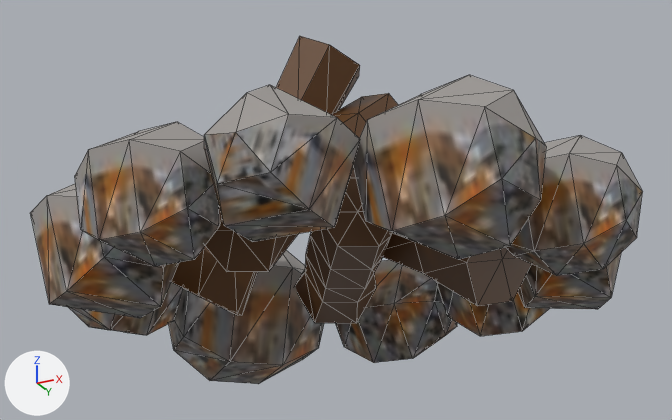
The FBX model StortSpelprojekt/Project/Models/Campfire1.fbx: old version first, new version second.
One viewpoint serves both versions: a 50 mm lens placed at (0.063, -0.1194, -0.04), pointed at (0.0024, 0.0018, 0.0146). The lights are fixed; the arrows at lower left show +X, +Y and +Z. Mesh edges are drawn as thin lines. Where no turn or scale is listed for an object, it has been applied to the vertices.

Names of what the first picture shows: 'Campfire1'.
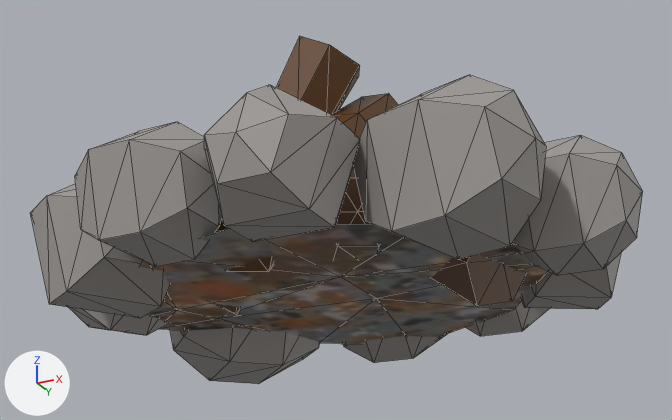
Where the change shows, as pixel boxes (x1, y1, x2, y2) in the pictures (672 x 420 px):
part 1 of me_mesh, added
    after: (140, 224, 547, 344)
part 2 of me_mesh, surface changed
    both: (35, 121, 643, 384)

The edits, one by one:
me_mesh is used by ob_campfire1; location (0.0029, -0.0002, 0.0196).
me_mesh had 348 vertices, 640 faces and spanned x -0.0462..0.0462, y -0.0415..0.0415, z -0.025..0.025.
me_mesh now has 364 vertices, 658 faces and spans x -0.0462..0.0462, y -0.0415..0.0415, z -0.025..0.025.
me_mesh part 1: a new loose piece of 16 vertices spanning x -0.0363..0.0334, y -0.0304..0.0355, z -0.0193, in mat_campfire (picture img_campfire_jpg).
me_mesh part 2: 400 kept faces spanning x -0.0462..0.0462, y -0.0415..0.0415, z -0.0247..0.001 get new texture (UV) coordinates.
